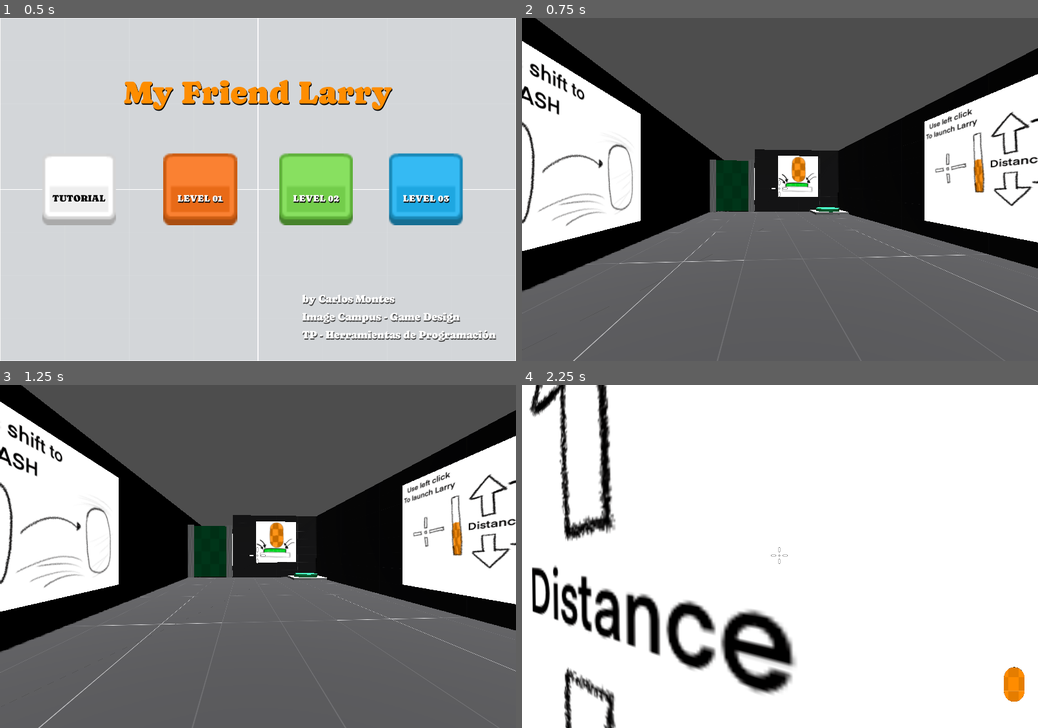
Above: before the commit, frames 1-4 (two rows, left to right).
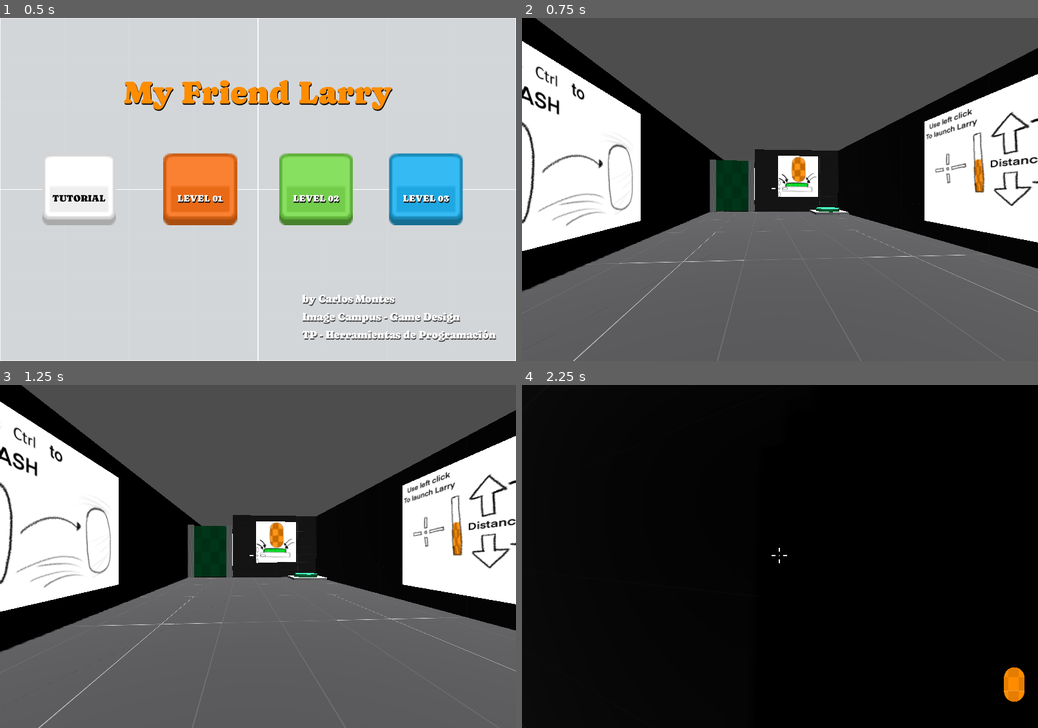
Above: after the commit, the same moments.

Repository: kaito002/my-friend-larry
Game: Godot game, scene res://main/main.tscn
Two runs of this game, one before a commit and one after it. Both use one fixed random seed, a clock stepped at 60 frames per second and the inputs below.
Inputs (mouse positions are in pixels of both pictures, inside the frame that each line leads up to):
- Up to frame 1 (0.5 s): no input
- Up to frame 2 (0.75 s): click "TUTORIAL" at 0.5 s
- Up to frame 3 (1.25 s): no input
- Up to frame 4 (2.25 s): tap Enter at 1.25 s; move the mouse to (805, 556) at 1.27 s; hold W (up) from 1.28 s (still down); tap Ctrl (dash, bound only after the commit) at 1.35 s; tap Space (jump) at 1.52 s; move the mouse to (754, 556) at 2.02 s; tap Shift (dash, bound only before the commit) at 2.1 s

Frame 1 is identical in both runs. In frame 2, 0.2% of the frame differs, in the area x 1-9%, y 13-22%; in frame 3, 0.2%; in frame 4, 96%, in the area x 0-100%, y 0-100%.

Commit message:
finish level 03 + add music

Diff:
--- a/barry/barry.gd
+++ b/barry/barry.gd
@@ -12,6 +12,7 @@
 signal kill_player()
 
 func _physics_process(delta):
+	if (Input.get_mouse_mode() == Input.MOUSE_MODE_VISIBLE): return
 	if not is_on_floor():
 		velocity.y -= gravity * delta
 
@@ -32,6 +33,7 @@
 	move_and_slide()
 
 func _on_player_entered(body):
+	if (target != null): return
 	if (body is Player || body is Larry):
 		should_run = true
 		target = body
@@ -44,5 +46,5 @@
 		emit_signal('kill_player')
 
 
-func _on_killing_zone_body_exited(body):
+func _on_killing_zone_body_exited(_body):
 	should_run = true
--- a/levels/level_01/level_01.tscn
+++ b/levels/level_01/level_01.tscn
@@ -10,6 +10,8 @@
 [ext_resource type="PackedScene" uid="uid://dgosjgukbd142" path="res://larry/capsule_larry_spawn_point.tscn" id="7_oudd4"]
 [ext_resource type="PackedScene" uid="uid://bhfbs0a8pr0ih" path="res://menus/pause_menu/pause_menu.tscn" id="8_c4jfq"]
 [ext_resource type="Script" path="res://levels/level_01/elevator.gd" id="10_h1kxw"]
+[ext_resource type="PackedScene" uid="uid://ddk3fhp0xs5mg" path="res://menus/victory_menu/victory_menu.tscn" id="11_w5xxu"]
+[ext_resource type="AudioStream" uid="uid://fch14xfvfesr" path="res://assets/music/level1.wav" id="12_0ikwc"]
 
 [sub_resource type="StandardMaterial3D" id="StandardMaterial3D_xmlh0"]
 albedo_texture = ExtResource("2_oa77q")
@@ -121,9 +123,13 @@
 
 [node name="pause_menu" parent="." instance=ExtResource("8_c4jfq")]
 visible = false
+level_path = "res://levels/level_01/level_01.tscn"
 
 [node name="level_name" parent="pause_menu/menu" index="1"]
 text = "Level 01"
+
+[node name="victory_menu" parent="." instance=ExtResource("11_w5xxu")]
+visible = false
 
 [node name="elevator" type="CSGBox3D" parent="."]
 transform = Transform3D(5.52826, 0, 0, 0, 0.403532, 0, 0, 0, 5.61231, 4.2869, 0.341555, -2.50776)
@@ -137,5 +143,10 @@
 "": SubResource("AnimationLibrary_2dlgd")
 }
 
+[node name="AudioStreamPlayer" type="AudioStreamPlayer" parent="."]
+stream = ExtResource("12_0ikwc")
+volume_db = -10.0
+autoplay = true
+
 [editable path="elevator_button"]
 [editable path="pause_menu"]
--- a/levels/level_01/level_01_manager.gd
+++ b/levels/level_01/level_01_manager.gd
@@ -8,6 +8,8 @@
 @onready var player: Player = $player
 @onready var pause_menu: PauseMenu = $pause_menu
 @onready var elevator = $elevator
+@onready var victory_zone: VictoryZone = $victory_zone
+@onready var victory_menu: VictoryMenu = $victory_menu
 
 func _ready():
 	Input.set_mouse_mode(Input.MOUSE_MODE_CAPTURED)
@@ -21,9 +23,7 @@
 	capsule_spawn.spawn()
 	player.connect("larry_fired", capsule_spawn.spawn)
 
-	pause_menu.connect('menu_showed', _on_menu_showed)
-	pause_menu.connect('menu_hided', _on_menu_hided)
-	pause_menu.connect('restart', _on_restart)
+	victory_zone.connect('victory', victory_menu.show_menu)
 
 func _on_restart():
 	var level_01 = load("res://levels/level_01/level_01.tscn").instantiate()
--- a/levels/level_02/level_02.tscn
+++ b/levels/level_02/level_02.tscn
@@ -11,12 +11,29 @@
 [ext_resource type="Texture2D" uid="uid://cksywmte1hkxq" path="res://assets/terrains/Purple/texture_10.png" id="6_ky6wg"]
 [ext_resource type="PackedScene" uid="uid://c7occw257ygik" path="res://victory_zone/vicotry_zone.tscn" id="7_cu7sa"]
 [ext_resource type="PackedScene" uid="uid://bhfbs0a8pr0ih" path="res://menus/pause_menu/pause_menu.tscn" id="11_hv1a6"]
+[ext_resource type="PackedScene" uid="uid://ddk3fhp0xs5mg" path="res://menus/victory_menu/victory_menu.tscn" id="12_8gquw"]
+[ext_resource type="AudioStream" uid="uid://cp8adc3w7y14s" path="res://assets/music/level2.wav" id="13_53886"]
 
 [sub_resource type="StandardMaterial3D" id="StandardMaterial3D_o786x"]
 albedo_texture = ExtResource("1_fycht")
 
 [sub_resource type="StandardMaterial3D" id="StandardMaterial3D_gpvhs"]
 albedo_texture = ExtResource("4_vlsmf")
+
+[sub_resource type="Animation" id="Animation_5gnce"]
+length = 0.001
+tracks/0/type = "value"
+tracks/0/imported = false
+tracks/0/enabled = true
+tracks/0/path = NodePath(".:position")
+tracks/0/interp = 1
+tracks/0/loop_wrap = true
+tracks/0/keys = {
+"times": PackedFloat32Array(0),
+"transitions": PackedFloat32Array(1),
+"update": 0,
+"values": [Vector3(-10.6897, 2.32592, 5.89405)]
+}
 
 [sub_resource type="Animation" id="Animation_3w3q4"]
 resource_name = "open"
@@ -32,21 +49,6 @@
 "transitions": PackedFloat32Array(1, 1),
 "update": 0,
 "values": [Vector3(-10.6897, 2.32592, 5.89405), Vector3(-10.6897, 2.32592, 14.3818)]
-}
-
-[sub_resource type="Animation" id="Animation_5gnce"]
-length = 0.001
-tracks/0/type = "value"
-tracks/0/imported = false
-tracks/0/enabled = true
-tracks/0/path = NodePath(".:position")
-tracks/0/interp = 1
-tracks/0/loop_wrap = true
-tracks/0/keys = {
-"times": PackedFloat32Array(0),
-"transitions": PackedFloat32Array(1),
-"update": 0,
-"values": [Vector3(-10.6897, 2.32592, 5.89405)]
 }
 
 [sub_resource type="AnimationLibrary" id="AnimationLibrary_vg1b4"]
@@ -123,9 +125,18 @@
 
 [node name="pause_menu" parent="." instance=ExtResource("11_hv1a6")]
 visible = false
+level_path = "res://levels/level_02/level_02.tscn"
 
 [node name="level_name" parent="pause_menu/menu" index="1"]
 text = "Level 02"
 
+[node name="victory_menu" parent="." instance=ExtResource("12_8gquw")]
+visible = false
+
+[node name="AudioStreamPlayer" type="AudioStreamPlayer" parent="."]
+stream = ExtResource("13_53886")
+volume_db = -10.0
+autoplay = true
+
 [editable path="purple_button"]
 [editable path="pause_menu"]
--- a/levels/level_02/level_02_manager.gd
+++ b/levels/level_02/level_02_manager.gd
@@ -4,14 +4,14 @@
 @onready var especial_door_animator: AnimationPlayer = $especial_door/door_animator
 @onready var pause_menu: PauseMenu = $pause_menu
 @onready var navigator: Navigator = get_tree().root.get_node('/root/main/navigator')
+@onready var victory_zone: VictoryZone = $victory_zone
+@onready var victory_menu: VictoryMenu = $victory_menu
 
 func _ready():
 	Input.set_mouse_mode(Input.MOUSE_MODE_CAPTURED)
 	purple_button.connect('pressed', func (): especial_door_animator.play("open"))
 	purple_button.connect('released', func (): especial_door_animator.play_backwards("open"))
-	pause_menu.connect('menu_showed', func(): Input.set_mouse_mode(Input.MOUSE_MODE_VISIBLE))
-	pause_menu.connect('menu_hided', func(): Input.set_mouse_mode(Input.MOUSE_MODE_CAPTURED))
-	pause_menu.connect('restart', _restart_level)
+	victory_zone.connect('victory', victory_menu.show_menu)
 
 func _restart_level():
 	var level_02 = load('res://levels/level_02/level_02.tscn').instantiate()
--- a/levels/level_03/level_03.tscn
+++ b/levels/level_03/level_03.tscn
@@ -10,6 +10,10 @@
 [ext_resource type="PackedScene" uid="uid://bhbeevqymkb3t" path="res://button/world_button.tscn" id="7_yltc4"]
 [ext_resource type="PackedScene" uid="uid://dgosjgukbd142" path="res://larry/capsule_larry_spawn_point.tscn" id="8_76rx2"]
 [ext_resource type="PackedScene" uid="uid://bhfbs0a8pr0ih" path="res://menus/pause_menu/pause_menu.tscn" id="10_edu00"]
+[ext_resource type="PackedScene" uid="uid://cyyebhsj6kcvq" path="res://menus/killed_menu/killed_menu.tscn" id="11_mcvvh"]
+[ext_resource type="PackedScene" uid="uid://cxvmcu13xarp3" path="res://larry/capsule_larry.tscn" id="12_hrvie"]
+[ext_resource type="PackedScene" uid="uid://ddk3fhp0xs5mg" path="res://menus/victory_menu/victory_menu.tscn" id="13_ta8vj"]
+[ext_resource type="AudioStream" uid="uid://7nksu34y62lt" path="res://assets/music/level3.wav" id="14_6esf8"]
 
 [sub_resource type="StandardMaterial3D" id="StandardMaterial3D_mf4xu"]
 albedo_texture = ExtResource("2_tmkij")
@@ -25,6 +29,7 @@
 
 [node name="DirectionalLight3D" type="DirectionalLight3D" parent="."]
 transform = Transform3D(-0.866024, -0.433016, 0.250001, 0.184339, 0.18827, 0.964662, -0.464782, 0.881505, -0.0832244, 0, 18.7378, 0)
+light_energy = 1.5
 shadow_enabled = true
 
 [node name="map" type="Node3D" parent="."]
@@ -88,7 +93,7 @@
 collision_layer = 2
 
 [node name="victory_zone" parent="map" instance=ExtResource("3_rmhr4")]
-transform = Transform3D(6, 0, 0, 0, 6, 0, 0, 0, 6, 5.16008, -0.561879, 5.83193)
+transform = Transform3D(6, 0, 0, 0, 6, 0, 0, 0, 6, 6.86859, -0.561879, 5.18304)
 
 [node name="door" parent="map" instance=ExtResource("5_w1hve")]
 transform = Transform3D(1, 0, 0, 0, 1, 0, 0, 0, 1, -0.028616, 1.04702, -14.5531)
@@ -100,10 +105,10 @@
 material_override = SubResource("StandardMaterial3D_vwq04")
 
 [node name="world_button" parent="map" instance=ExtResource("7_yltc4")]
-transform = Transform3D(2, 0, 0, 0, 2, 0, 0, 0, 2, 2.22298, -0.528302, 17.7006)
+transform = Transform3D(2, 0, 0, 0, 2, 0, 0, 0, 2, 1.88401, -0.528302, 17.8946)
 
 [node name="world_button2" parent="map" instance=ExtResource("7_yltc4")]
-transform = Transform3D(2, 0, 0, 0, 2, 0, 0, 0, 2, -2.28261, -0.528302, 12.267)
+transform = Transform3D(2, 0, 0, 0, 2, 0, 0, 0, 2, -1.96235, -0.528302, 12.1116)
 
 [node name="button" parent="map/world_button2" index="1"]
 material_override = SubResource("StandardMaterial3D_mdl7o")
@@ -115,10 +120,26 @@
 transform = Transform3D(0.612866, 0, 0.790187, 0, 1, 0, -0.790187, 0, 0.612866, 17.6694, -0.655921, 14.5861)
 
 [node name="barry" parent="." instance=ExtResource("6_fgfmk")]
-transform = Transform3D(1, 0, 0, 0, 1, 0, 0, 0, 1, -10.5342, 0.538567, -13.7401)
+transform = Transform3D(1, 0, 0, 0, 1, 0, 0, 0, 1, -12.4308, 0.538567, -12.0609)
+
+[node name="capsule_larry" parent="." instance=ExtResource("12_hrvie")]
+transform = Transform3D(0.5, 0, 0, 0, 0.5, 0, 0, 0, 0.5, 17.2682, 1.07388, 5.82019)
 
 [node name="pause_menu" parent="." instance=ExtResource("10_edu00")]
 visible = false
+level_path = "res://levels/level_03/level_03.tscn"
+
+[node name="killed_menu" parent="." instance=ExtResource("11_mcvvh")]
+visible = false
+level_path = "res://levels/level_03/level_03.tscn"
+
+[node name="victory_menu" parent="." instance=ExtResource("13_ta8vj")]
+visible = false
+
+[node name="AudioStreamPlayer" type="AudioStreamPlayer" parent="."]
+stream = ExtResource("14_6esf8")
+volume_db = -10.0
+autoplay = true
 
 [editable path="map/door2"]
 [editable path="map/world_button2"]
--- a/levels/level_03/level_03_manager.gd
+++ b/levels/level_03/level_03_manager.gd
@@ -3,9 +3,21 @@
 @onready var spawn_capsule =$map/capsule_larry_spawn_point
 @onready var door: Door = $map/door
 @onready var button: WorldButton = $map/world_button
+@onready var killed_menu: KilledMenu = $killed_menu
+@onready var barry: Barry = $barry
+@onready var player: Player = $player
+@onready var orange_btn: WorldButton = $map/world_button2
+@onready var orange_door: Door = $map/door2
+@onready var victory_menu: VictoryMenu = $victory_menu
+@onready var victory_zone: VictoryZone = $map/victory_zone
 
 func _ready():
 	Input.set_mouse_mode(Input.MOUSE_MODE_CAPTURED)
 	spawn_capsule.spawn()
 	button.connect('pressed', door.open_door)
 	button.connect('released', door.close_door)
+	barry.connect("kill_player", killed_menu.show_menu)
+	player.connect("larry_fired", spawn_capsule.spawn)
+	orange_btn.connect('pressed', orange_door.open_door)
+	orange_btn.connect('released', orange_door.close_door)
+	victory_zone.connect('victory', victory_menu.show_menu)
--- a/levels/tutorial/tutorial.tscn
+++ b/levels/tutorial/tutorial.tscn
@@ -13,6 +13,7 @@
 [ext_resource type="PackedScene" uid="uid://bhbeevqymkb3t" path="res://button/world_button.tscn" id="7_pdcs1"]
 [ext_resource type="PackedScene" uid="uid://c7occw257ygik" path="res://victory_zone/vicotry_zone.tscn" id="8_miyld"]
 [ext_resource type="PackedScene" uid="uid://ddk3fhp0xs5mg" path="res://menus/victory_menu/victory_menu.tscn" id="13_i4kml"]
+[ext_resource type="AudioStream" uid="uid://ddx7hbnxw14o5" path="res://assets/music/tutorial.wav" id="14_6rdqo"]
 
 [sub_resource type="StandardMaterial3D" id="StandardMaterial3D_n43lq"]
 albedo_texture = ExtResource("1_rksga")
@@ -76,6 +77,7 @@
 
 [node name="pause_menu" parent="." instance=ExtResource("6_6rpc2")]
 visible = false
+level_path = "res://levels/tutorial/tutorial.tscn"
 
 [node name="level_name" parent="pause_menu/menu" index="1"]
 text = "Tutorial"
@@ -89,4 +91,9 @@
 [node name="victory_menu" parent="." instance=ExtResource("13_i4kml")]
 visible = false
 
+[node name="AudioStreamPlayer" type="AudioStreamPlayer" parent="."]
+stream = ExtResource("14_6rdqo")
+volume_db = -10.0
+autoplay = true
+
 [editable path="pause_menu"]
--- /dev/null
+++ b/menus/killed_menu/killed_menu.gd
@@ -0,0 +1,18 @@
+extends Control
+class_name KilledMenu
+
+@export var level_path: String
+
+@onready var navigator: Navigator = get_tree().root.get_node('/root/main/navigator')
+@onready var try_again_btn: TextureButton = $GreyPanel/TryAgainBtn
+
+func _ready():
+	try_again_btn.connect('pressed', _on_try_again_pressed)
+
+func _on_try_again_pressed():
+	var level = load(level_path).instantiate()
+	navigator.replace(level)
+
+func show_menu():
+	visible = true
+	Input.set_mouse_mode(Input.MOUSE_MODE_VISIBLE)
--- /dev/null
+++ b/menus/killed_menu/killed_menu.tscn
@@ -0,0 +1,118 @@
+[gd_scene load_steps=6 format=3 uid="uid://cyyebhsj6kcvq"]
+
+[ext_resource type="Script" path="res://menus/killed_menu/killed_menu.gd" id="1_f2tfj"]
+[ext_resource type="Texture2D" uid="uid://dxgxirgctybbf" path="res://assets/ui/grey_panel.png" id="1_xh7c3"]
+[ext_resource type="FontFile" uid="uid://dg7hlykfnchp8" path="res://assets/fonts/Caprasimo-Regular.ttf" id="2_yd7a8"]
+[ext_resource type="Texture2D" uid="uid://4oc0pchibn6a" path="res://assets/ui/green_square_btn.png" id="3_ct4o7"]
+[ext_resource type="Texture2D" uid="uid://bc22s7xatwv3p" path="res://assets/ui/icons/return.png" id="4_sx1ew"]
+
+[node name="killed_menu" type="Control"]
+layout_mode = 3
+anchors_preset = 15
+anchor_right = 1.0
+anchor_bottom = 1.0
+grow_horizontal = 2
+grow_vertical = 2
+script = ExtResource("1_f2tfj")
+
+[node name="Background" type="ColorRect" parent="."]
+layout_mode = 1
+anchors_preset = 15
+anchor_right = 1.0
+anchor_bottom = 1.0
+grow_horizontal = 2
+grow_vertical = 2
+color = Color(1, 0, 0, 0.286275)
+
+[node name="GreyPanel" type="NinePatchRect" parent="."]
+self_modulate = Color(0.580392, 0, 0, 1)
+layout_mode = 1
+anchors_preset = -1
+anchor_left = 0.313021
+anchor_top = 0.192969
+anchor_right = 0.698438
+anchor_bottom = 0.771094
+texture = ExtResource("1_xh7c3")
+patch_margin_left = 27
+patch_margin_top = 23
+patch_margin_right = 24
+patch_margin_bottom = 23
+metadata/_edit_use_anchors_ = true
+
+[node name="title_container" type="NinePatchRect" parent="GreyPanel"]
+layout_mode = 1
+anchors_preset = -1
+anchor_left = 0.15
+anchor_top = -0.0945946
+anchor_right = 0.867568
+anchor_bottom = 0.127027
+grow_horizontal = 2
+texture = ExtResource("1_xh7c3")
+patch_margin_left = 19
+patch_margin_top = 21
+patch_margin_right = 17
+patch_margin_bottom = 21
+metadata/_edit_use_anchors_ = true
+
+[node name="Label" type="Label" parent="GreyPanel/title_container"]
+layout_mode = 1
+anchors_preset = 15
+anchor_right = 1.0
+anchor_bottom = 1.0
+grow_horizontal = 2
+grow_vertical = 2
+theme_override_colors/font_color = Color(0, 0, 0, 1)
+theme_override_fonts/font = ExtResource("2_yd7a8")
+theme_override_font_sizes/font_size = 55
+text = "YOU DIED"
+horizontal_alignment = 1
+vertical_alignment = 1
+
+[node name="Label" type="Label" parent="GreyPanel"]
+layout_mode = 1
+anchors_preset = -1
+anchor_left = 0.0317568
+anchor_top = 0.225
+anchor_right = 0.968243
+anchor_bottom = 0.562838
+offset_top = 21.5
+offset_bottom = -21.5
+grow_horizontal = 2
+grow_vertical = 2
+theme_override_fonts/font = ExtResource("2_yd7a8")
+theme_override_font_sizes/font_size = 40
+text = "Well, well, well...
+Barry Catched you
+Be smarter
+Be Faster
+And Try AGAIN!"
+horizontal_alignment = 1
+vertical_alignment = 1
+metadata/_edit_use_anchors_ = true
+
+[node name="TryAgainBtn" type="TextureButton" parent="GreyPanel"]
+layout_mode = 1
+anchors_preset = -1
+anchor_left = 0.347297
+anchor_top = 0.641892
+anchor_right = 0.651351
+anchor_bottom = 0.922973
+offset_top = -3.05176e-05
+offset_right = -3.05176e-05
+grow_horizontal = 2
+grow_vertical = 0
+texture_normal = ExtResource("3_ct4o7")
+stretch_mode = 0
+metadata/_edit_use_anchors_ = true
+
+[node name="Return" type="TextureRect" parent="GreyPanel/TryAgainBtn"]
+layout_mode = 1
+anchors_preset = -1
+anchor_left = 0.202222
+anchor_top = 0.177885
+anchor_right = 0.797778
+anchor_bottom = 0.822115
+grow_horizontal = 2
+grow_vertical = 2
+texture = ExtResource("4_sx1ew")
+metadata/_edit_use_anchors_ = true
--- a/menus/pause_menu/pause_menu.gd
+++ b/menus/pause_menu/pause_menu.gd
@@ -1,7 +1,7 @@
 extends Control
 class_name PauseMenu
 
-@export var level_path: NodePath
+@export var level_path: String
 
 @onready var navigator: Navigator = get_tree().root.get_node('/root/main/navigator')
 @onready var restart_level_btn: TextureButton = $menu/restart_level_btn
--- a/player/player.gd
+++ b/player/player.gd
@@ -19,6 +19,10 @@
 
 var gravity = ProjectSettings.get_setting("physics/3d/default_gravity")
 var _pressed_time: float = 0.0
+var _is_ready = false
+
+func _ready():
+	get_tree().create_timer(5).connect('timeout', func(): _is_ready = true)
 
 func _input( event: InputEvent) -> void:
 	if (event is InputEventMouseMotion):
@@ -31,7 +35,7 @@
 	_charging_launch(delta)
 
 func _charging_launch(delta):
-	if (hud.get_bullets_count() <= 0): return
+	if (hud.get_bullets_count() <= 0 && !_is_ready): return
 	if (Input.is_action_pressed('launch_larry')):
 		if (_pressed_time < MAX_LARRY_CHARGE_LAUNCH):
 			_pressed_time += delta
@@ -74,4 +78,4 @@
 	_pressed_time = 0.0
 	hud.add_bullet(-1)
 	get_parent().add_child(larry)
-	emit_signal("larry_fired")
+	emit_signal('larry_fired')
--- a/project.godot
+++ b/project.godot
@@ -55,7 +55,8 @@
 }
 dash={
 "deadzone": 0.5,
-"events": [Object(InputEventKey,"resource_local_to_scene":fa …(146 unchanged characters)… se,"keycode":0,"physical_keycode":4194325,"key_label":0,"unicode":0,"echo":false,"script":null)
+"events": [Object(InputEventKey,"resource_local_to_scene":fa …(146 unchanged characters)… se,"keycode":0,"physical_keycode":4194326,"key_label":0,"unicode":0,"echo":false,"script":null)
+, Object(InputEventMouseButton,"resource_local_to_scene":false,"resource_name":"","device":-1,"window_id":0,"alt_pressed":false,"shift_pressed":false,"ctrl_pressed":false,"meta_pressed":false,"button_mask":2,"position":Vector2(240, 11),"global_position":Vector2(244, 54),"factor":1.0,"button_index":2,"canceled":false,"pressed":true,"double_click":false,"script":null)
 ]
 }
 launch_menu={
Not shown, added: assets/music/level1.wav.import
Not shown, added: assets/music/level2.wav.import
Not shown, added: assets/music/level3.wav.import
Not shown, added: assets/music/tutorial.wav.import
Binary file changed: assets/tutorial/dash-explain.png
Not shown: 1 places in levels/level_01/level_01.tscn that only renumber resources
Not shown: 1 places in levels/level_02/level_02.tscn that only renumber resources
Not shown: 1 places in levels/level_03/level_03.tscn that only renumber resources
Not shown: 1 places in levels/tutorial/tutorial.tscn that only renumber resources
Not shown, added: assets/music/level1.wav
Not shown, added: assets/music/level2.wav
Not shown, added: assets/music/level3.wav
(and 1 more such lines)
